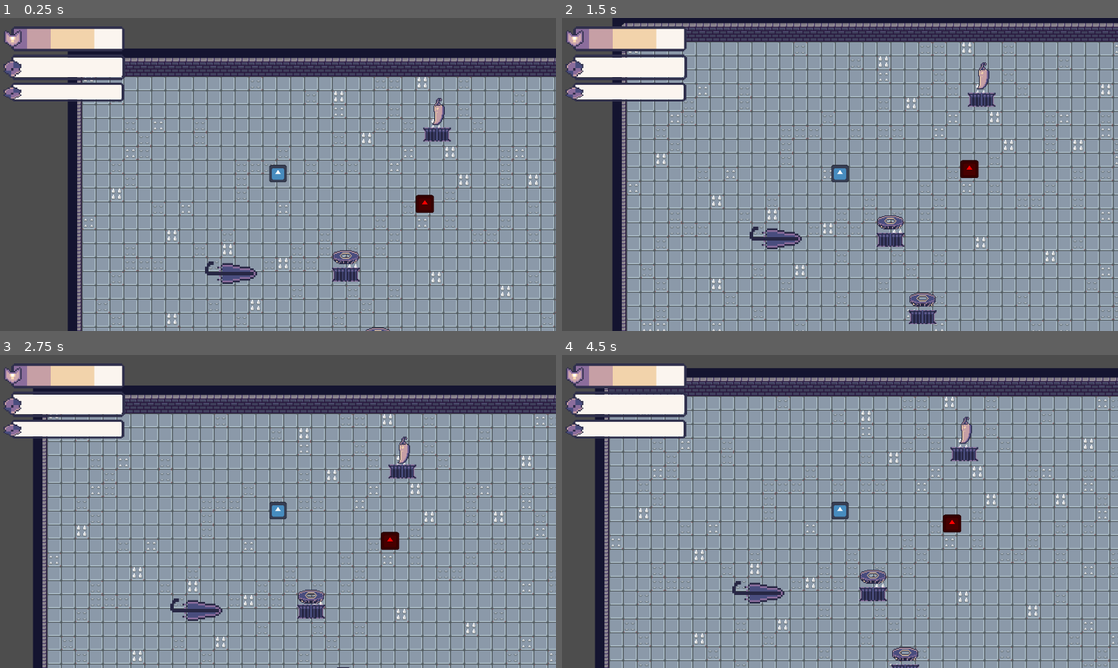
Above: before the commit, frames 1-4 (two rows, left to right).
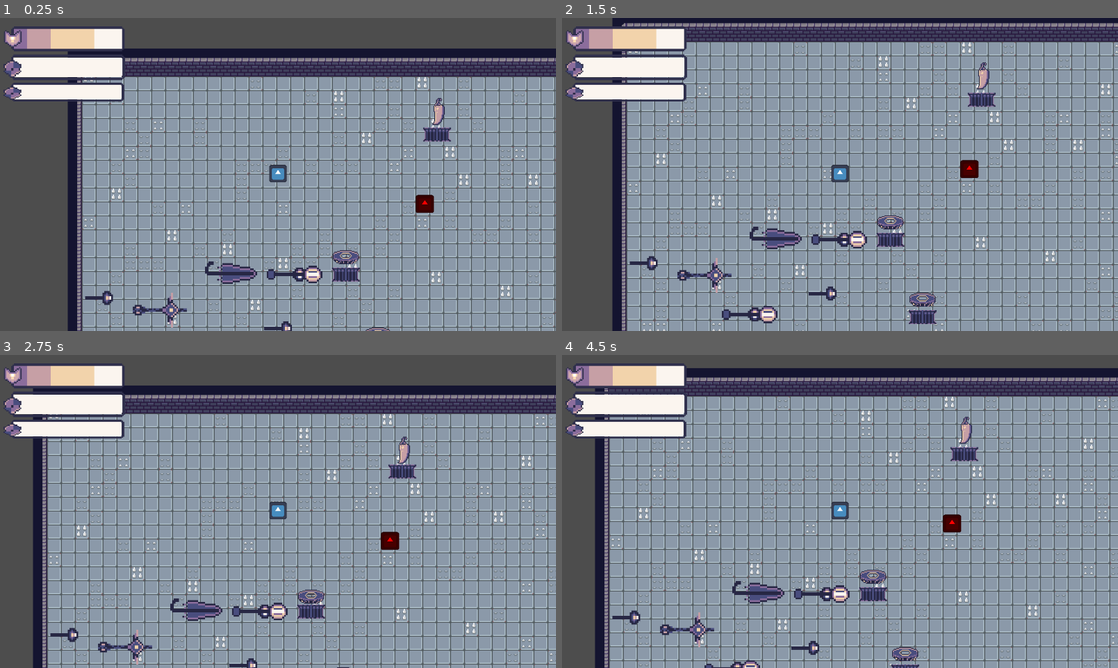
Above: after the commit, the same moments.

Repository: chabsseu/Stauffs-and-Magic
Game: Godot game, scene res://Scenes/Floors/test_world.tscn
Two runs of this game, one before a commit and one after it. Both use one fixed random seed, a clock stepped at 60 frames per second and the inputs below. The engine's default icon, where the game draws it, is replaced by a stand-in: a white triangle on a blue panel in a dark square.
Inputs (mouse positions are in pixels of both pictures, inside the frame that each line leads up to):
- Up to frame 1 (0.25 s): no input
- Up to frame 2 (1.5 s): tap Enter at 0.5 s; move the mouse to (962, 158) at 0.52 s; tap D (D) at 0.6 s; tap S (S) at 0.8, 1.35 s; move the mouse to (728, 190) at 1.27 s
- Up to frame 3 (2.75 s): tap W (W) at 1.55, 2.1 s; tap Space at 2 s; move the mouse to (333, 442) at 2.02 s; tap D (D) at 2.3 s
- Up to frame 4 (4.5 s): move the mouse to (812, 574) at 2.77 s; tap A (A) at 2.85 s; tap S (S) at 3.05, 4.35 s; move the mouse to (1006, 558) at 3.52 s; tap D (D) at 3.6 s; tap W (W) at 3.8 s; move the mouse to (673, 464) at 4.27 s

The runs differ from the first frame. In frame 1, 0.8% of the frame differs, in the area x 15-58%, y 79-100%; in frame 2, 1.1%, in the area x 12-55%, y 68-98%; in frame 3, 0.8%; in frame 4, 0.9%.

Commit message:
fixed the weapon it will not randomize again when dropped by player

Diff:
--- a/Scenes/Floors/test_world.tscn
+++ b/Scenes/Floors/test_world.tscn
@@ -199,3 +199,18 @@
 
 [node name="WeaponPickup" parent="." unique_id=378548632 instance=ExtResource("7_krihg")]
 position = Vector2(170, 243)
+
+[node name="WeaponPickup2" parent="." unique_id=1785630915 instance=ExtResource("7_krihg")]
+position = Vector2(20, 271)
+
+[node name="WeaponPickup3" parent="." unique_id=702246296 instance=ExtResource("7_krihg")]
+position = Vector2(91, 285)
+
+[node name="WeaponPickup4" parent="." unique_id=988912401 instance=ExtResource("7_krihg")]
+position = Vector2(226, 306)
+
+[node name="WeaponPickup5" parent="." unique_id=1924765631 instance=ExtResource("7_krihg")]
+position = Vector2(142, 330)
+
+[node name="WeaponPickup6" parent="." unique_id=1812205769 instance=ExtResource("7_krihg")]
+position = Vector2(245, 244)
--- a/Scripts/Weapon/weapon_pickup.gd
+++ b/Scripts/Weapon/weapon_pickup.gd
@@ -2,17 +2,20 @@
 
 @export var possible_weapons: Array[PackedScene] = []
 @onready var icon: Sprite2D = $Icon
+
 var weapon_scene: PackedScene = null
 var weapon_level: int = 1
 
 func _ready():
-	# pick a random weapon from the array
-	if possible_weapons.size() > 0:
-		weapon_scene = possible_weapons[randi() % possible_weapons.size()]
+    # Only randomize if weapon_scene wasn't already assigned (e.g. from a drop)
+    if weapon_scene == null:
+        if possible_weapons.size() > 0:
+            weapon_scene = possible_weapons[randi() % possible_weapons.size()]
 
-	if weapon_scene:
-		var temp_weapon = weapon_scene.instantiate()
-		var sprite = temp_weapon.get_node("Sprite2D")
-		if icon != null and sprite != null:
-			icon.texture = sprite.texture
-		temp_weapon.queue_free()
+    # Show the correct icon
+    if weapon_scene:
+        var temp_weapon = weapon_scene.instantiate()
+        var sprite = temp_weapon.get_node("Sprite2D")
+        if icon != null and sprite != null:
+            icon.texture = sprite.texture
+        temp_weapon.queue_free()
